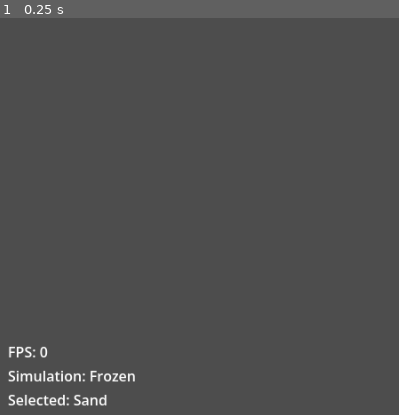
Above: before the commit, frame 1.
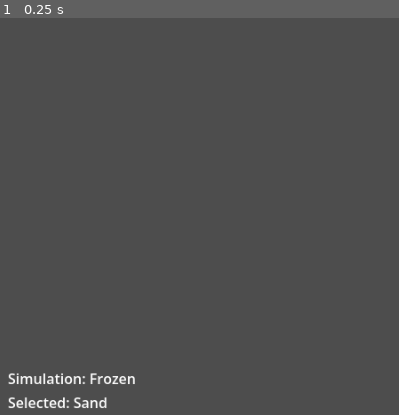
Above: after the commit, the same moment.

Repository: SachaJGregoire/sandbox
Game: Godot game, scene res://main.tscn
Two runs of this game, one before a commit and one after it. Both use one fixed random seed, a clock stepped at 60 frames per second and the inputs below.
Inputs:
- Up to frame 1 (0.25 s): no input
The pictures show only the part of the screen within x 0-50%, y 50-100%; the shares and areas given below are measured in that part.

The runs differ from the first frame. In frame 1, 1.1% of the frame differs, in the area x 2-34%, y 82-99%.

Commit message:
removing the fps (only calculated the overhead)

Diff:
--- a/main.tscn
+++ b/main.tscn
@@ -104,13 +104,9 @@
 
 [node name="Status" type="VBoxContainer" parent="TextureRect/CanvasLayer" unique_id=1244601840]
 offset_left = 10.0
-offset_top = 815.0
+offset_top = 845.0
 offset_right = 166.0
-offset_bottom = 892.0
-
-[node name="FPS" type="Label" parent="TextureRect/CanvasLayer/Status" unique_id=1348368279]
-layout_mode = 2
-text = "FPS: 0"
+offset_bottom = 922.0
 
 [node name="Simulation" type="Label" parent="TextureRect/CanvasLayer/Status" unique_id=184560283]
 layout_mode = 2
--- a/texture_rect.gd
+++ b/texture_rect.gd
@@ -237,15 +237,10 @@
 			CURRENTSELECTED.text = "Selected: Air"
 			select_air()
 
-var start : int
-
 func _process(_delta: float) -> void:
 	if not rd or not pipeline.is_valid():
 		return
 
-
-	if total_frames % 100 == 0:
-		start = Time.get_ticks_msec()
 
 	for i in range(2):
 		total_frames += 1
@@ -285,14 +280,12 @@
 	tex_rd.texture_rd_rid = textures[current_texture_index]
 	texture = tex_rd
 
-	if total_frames % 30 == 0:
-		var counts = read_counters()
-		$CanvasLayer/Counters/SandCounter.text = "%d" % counts[0]
-		$CanvasLayer/Counters/RockCounter.text = "%d" % counts[1]
-		$CanvasLayer/Counters/WaterCounter.text = "%d" % counts[2]
-
-	if total_frames % 100 == 0:
-		$CanvasLayer/Status/FPS.text = "Elapsed: %d ms" % [Time.get_ticks_msec() - start]
+	#if total_frames % 30 == 0:
+		#var counts = read_counters()
+		#$CanvasLayer/Counters/SandCounter.text = "%d" % counts[0]
+		#$CanvasLayer/Counters/RockCounter.text = "%d" % counts[1]
+		#$CanvasLayer/Counters/WaterCounter.text = "%d" % counts[2]
+
 func select_sand() -> void:
 	selected_material = 1
 func select_stone() -> void:
